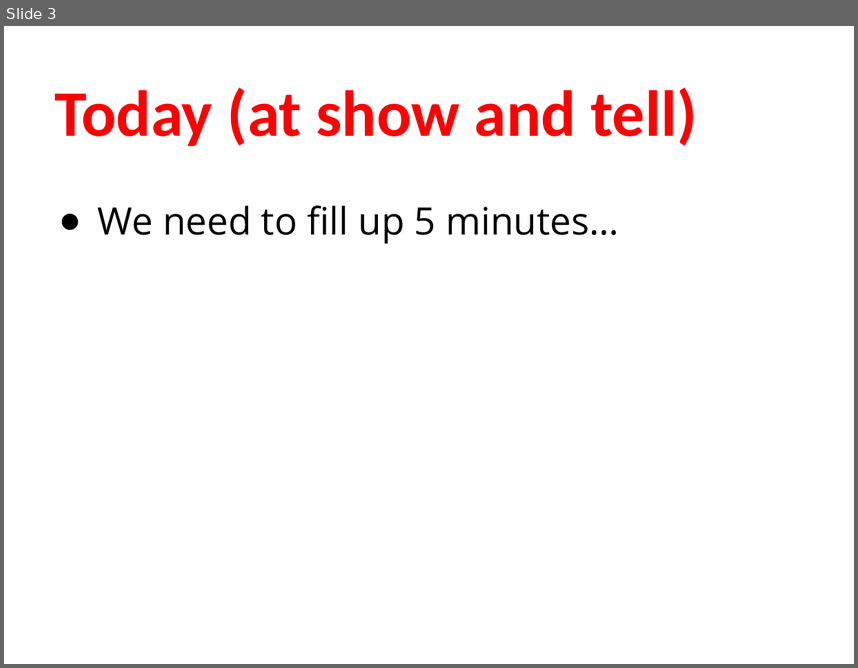
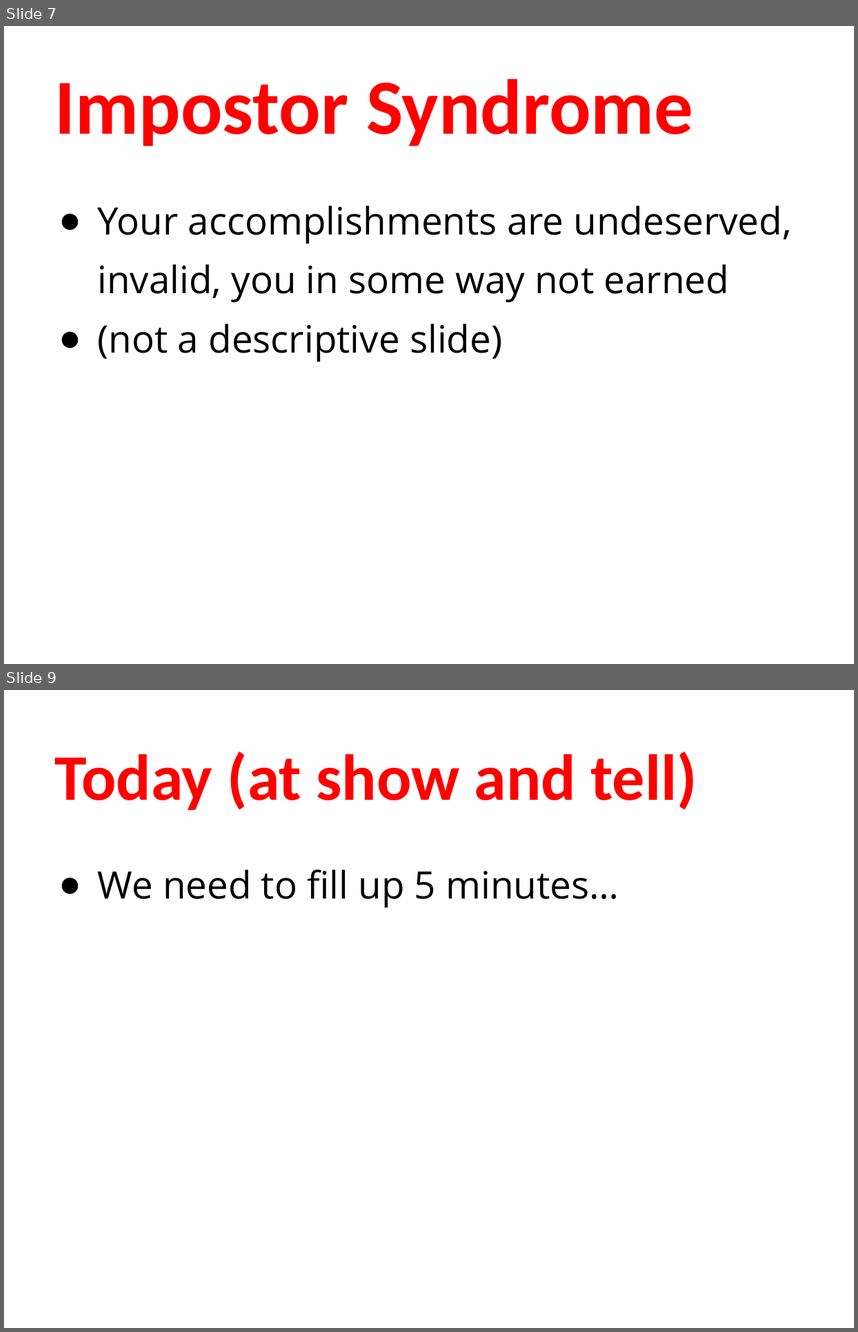
Before and after one commit to humanitiesprogramming/slides, a slide deck: 2017/python/day3-review.pptx. Shown one above the other, each under a label of ours: slide 3 before the commit, slides 7 and 9 after it; the slides between them are not shown. The pictures are 858x668 and 858x1332 pixels, drawn with LibreOffice and Linux fonts; fonts in the diff are those of the drawing. Boxes give left, top, right and bottom in pixels: in the first picture for what was removed or moved away, otherwise in the second. Text is boxed around its words. In the diff, an @@ line names an element or a change of style, - is before the commit and + after.

```diff
--- a/2017/python/day3-review.pptx
+++ b/2017/python/day3-review.pptx
@@ slide 7 added at bbox=[4, 26, 854, 664], background #FFFFFF @@
@@ title added at bbox=[55, 78, 693, 146], 66 pt, text #FF0000, bold @@
+Impostor Syndrome
@@ text added at bbox=[98, 205, 792, 361], 32 pt, text #000000 @@
+● Your accomplishments are undeserved, invalid, you in some way not earned
+● (not a descriptive slide)
@@ what was slide 3 is now slide 9 @@
```
Also in this commit, not shown: 1 slide changed, 7 other slides added, 1 slide removed, 2 other files.
